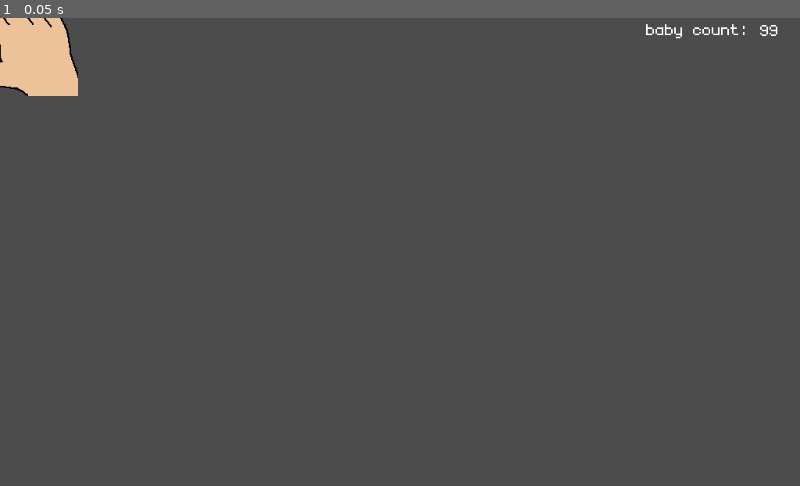
Above: before the commit, frame 1.
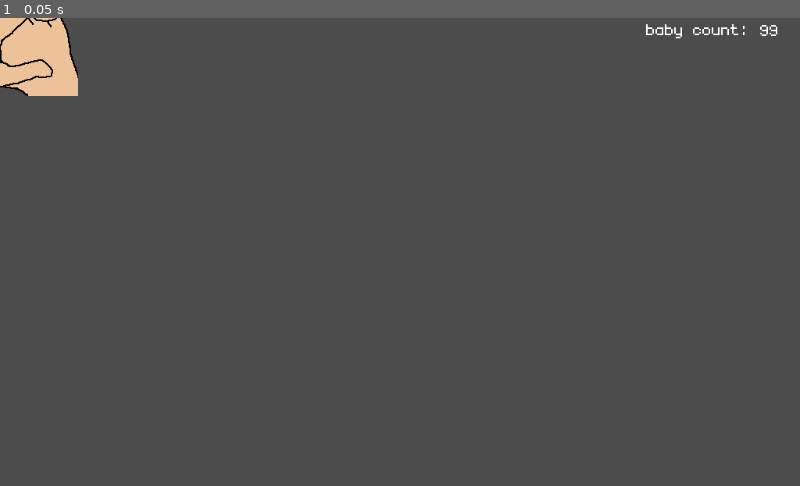
Above: after the commit, the same moment.

Repository: Hammster/mini-gamejam-nov-2019
Game: Godot game, scene res://default.tscn
Two runs of this game, one before a commit and one after it. Both use one fixed random seed, a clock stepped at 60 frames per second and the inputs below. The project has no main scene, so this scene is started directly.
Inputs:
- Up to frame 1 (0.05 s): no input

The runs differ from the first frame. In frame 1, 0.1% of the frame differs, in the area x 0-8%, y 0-15%.

Commit message:
added left hand

Diff:
--- a/default.tscn
+++ b/default.tscn
@@ -1,9 +1,25 @@
-[gd_scene load_steps=4 format=2]
+[gd_scene load_steps=5 format=2]
 
 [ext_resource path="res://bigger_text.tres" type="DynamicFont" id=1]
 [ext_resource path="res://assets/hand.png" type="Texture" id=2]
 
 [sub_resource type="Animation" id=1]
+resource_name = "pinch"
+loop = true
+tracks/0/type = "value"
+tracks/0/path = NodePath("Sprite:frame")
+tracks/0/interp = 1
+tracks/0/loop_wrap = true
+tracks/0/imported = false
+tracks/0/enabled = true
+tracks/0/keys = {
+"times": PoolRealArray( 0, 0.7 ),
+"transitions": PoolRealArray( 1, 1 ),
+"update": 1,
+"values": [ 0, 1 ]
+}
+
+[sub_resource type="Animation" id=2]
 resource_name = "pinch"
 loop = true
 tracks/0/type = "value"
@@ -49,3 +65,13 @@
 
 [node name="AnimationPlayer" type="AnimationPlayer" parent="Right Hand"]
 anims/pinch = SubResource( 1 )
+
+[node name="Left Hand" type="KinematicBody2D" parent="."]
+scale = Vector2( -1, 1 )
+
+[node name="Sprite" type="Sprite" parent="Left Hand"]
+texture = ExtResource( 2 )
+hframes = 2
+
+[node name="AnimationPlayer" type="AnimationPlayer" parent="Left Hand"]
+anims/pinch = SubResource( 2 )
